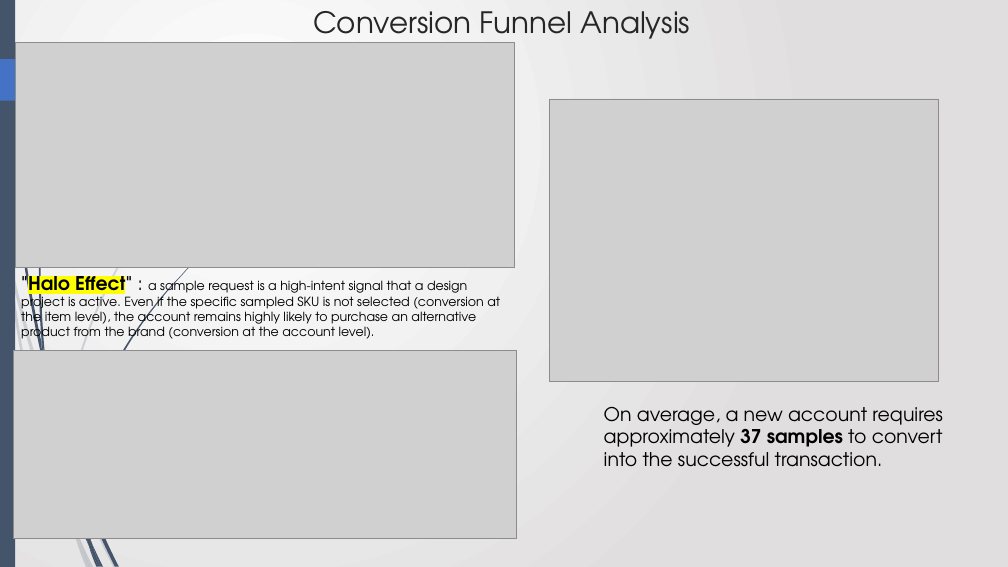
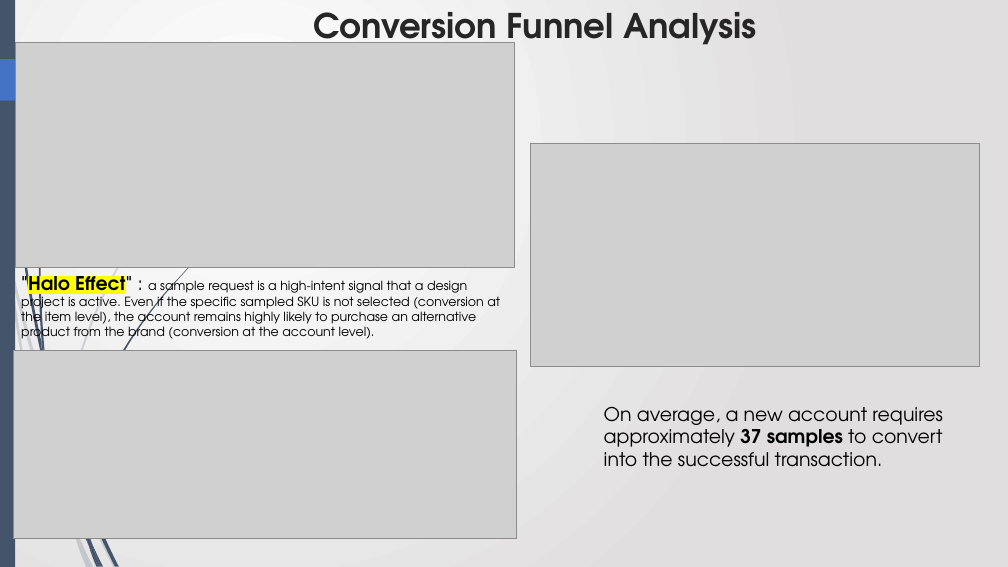
Before and after one commit to Avinash-patnaik/schumacher-customer-segmentation, a slide deck: slide 3 of luxeintelligence.pptx. Drawn at 1008x567 pixels with LibreOffice and Linux fonts; fonts in the diff are those of the drawing; grey boxes stand for pictures. Boxes give left, top, right and bottom in pixels: in the first picture for what was removed or moved away, otherwise in the second. Text is boxed around its words. In the diff, an @@ line names an element or a change of style, - is before the commit and + after.

Commit message:
data: more analysis and edited pdfs and ppts

```diff
--- a/luxeintelligence.pptx
+++ b/luxeintelligence.pptx
@@ title "Conversion Funnel Analysis" at (x1=313, y1=12, x2=756, y2=53): size 28 to 32.4 pt, bold on @@
@@ picture resized from (x1=550, y1=99, x2=938, y2=382) to (x1=531, y1=144, x2=981, y2=367) @@
```
Also in this commit, not shown: 3 slides added, 1 slide removed, 4 other files.
